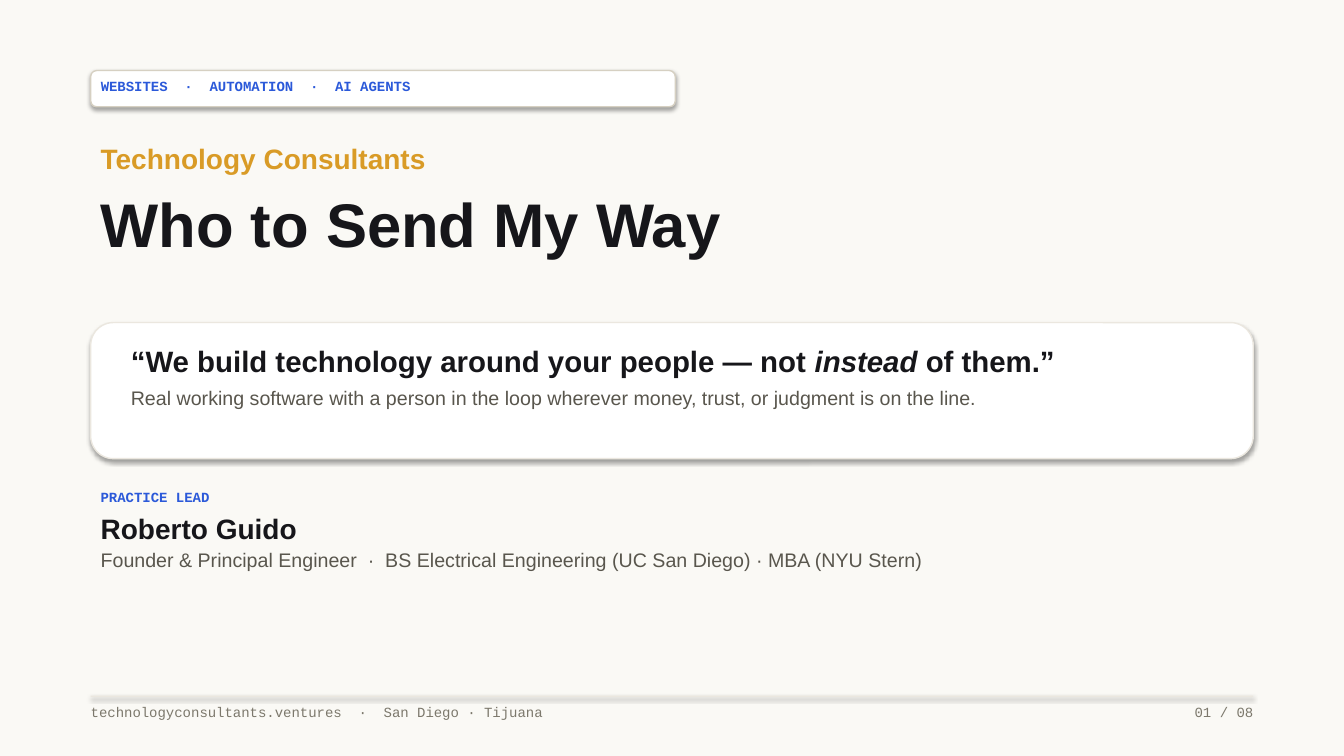
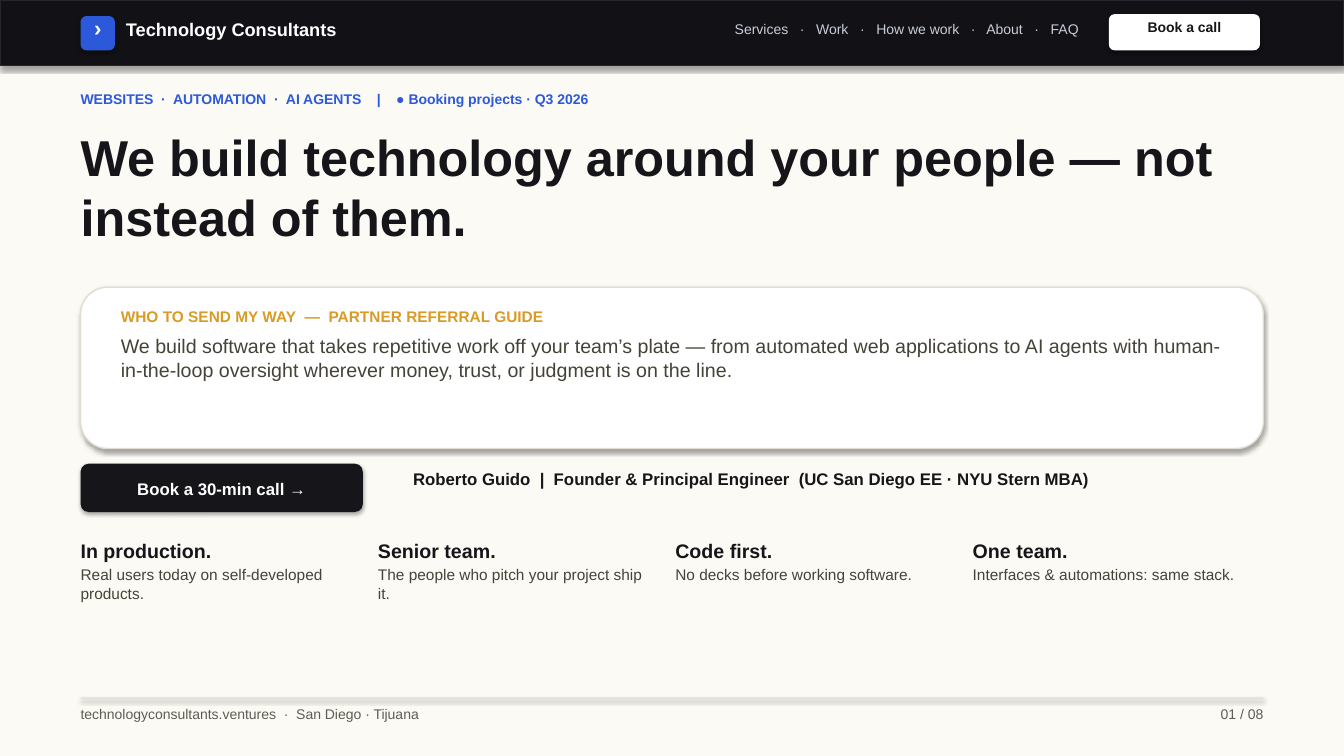
Before and after one commit to rguido198/TechnologyConsultantsVentures, a slide deck: slide 1 of Technology_Consultants_Who_to_Send_My_Way.pptx. Drawn at 1344x756 pixels with LibreOffice and Linux fonts; fonts in the diff are those of the drawing. Boxes give left, top, right and bottom in pixels: in the first picture for what was removed or moved away, otherwise in the second. Text is boxed around its words. In the diff, an @@ line names an element or a change of style, - is before the commit and + after.

Commit message:
Update design.md and rebuild PowerPoint decks with Helvetica Neue system sans typography, web navigation mockup, and clean modern software brand styling

```diff
--- a/Technology_Consultants_Who_to_Send_My_Way.pptx
+++ b/Technology_Consultants_Who_to_Send_My_Way.pptx
@@ background #FAF9F5 to #FBFAF5 @@
@@ rectangle added at bbox=[0, 0, 1344, 66], fill #121216, outline #26262C 1 pt @@
@@ rounded rectangle added at bbox=[81, 16, 115, 50], fill #2B59D9 @@
@@ text added at bbox=[81, 14, 115, 48], 16 pt, text #FFFFFF, bold @@
+›
@@ text added at bbox=[126, 22, 337, 40], 13 pt, text #FFFFFF, bold @@
+Technology Consultants
@@ text added at bbox=[735, 24, 1079, 37], 10 pt, text #C8CDD7 @@
+Services · Work · How we work · About · FAQ
@@ rounded rectangle added at bbox=[1109, 14, 1260, 50], fill #FFFFFF @@
@@ text added at bbox=[1148, 22, 1221, 32], 10 pt, text #16161A, bold @@
+Book a call
@@ rounded rectangle removed at bbox=[91, 71, 676, 107] @@
@@ text at bbox=[81, 94, 588, 107]: text changed; font Courier New to Arial @@
-WEBSITES · AUTOMATION · AI AGENTS
+WEBSITES · AUTOMATION · AI AGENTS | ● Booking projects · Q3 2026
@@ text added at bbox=[81, 139, 1212, 237], 36 pt, text #16161A, bold @@
+We build technology around your people — not instead of them.
@@ text removed at bbox=[101, 148, 720, 259] @@
-Technology Consultants
-Who to Send My Way
@@ rounded rectangle: place and size @@
-rounded rectangle at bbox=[91, 323, 1253, 459]
+rounded rectangle at bbox=[81, 287, 1263, 449]
@@ rounded rectangle at bbox=[81, 287, 1263, 449]: outline #EBE7DF 1 pt to #E2DDD0 1 pt @@
@@ text at bbox=[121, 311, 1221, 381]: text changed; text colour #59564D to #454337 @@
-“We build technology around your people — not instead of them.”
-Real working software with a person in the loop wherever money, trust, or judgment is on the line.
+WHO TO SEND MY WAY — PARTNER REFERRAL GUIDE
+We build software that takes repetitive work off your team’s plate — from automated web applications to AI agents with human-in-the-loop oversight wherever money, trust, or judgment is on the line.
@@ rounded rectangle added at bbox=[81, 464, 363, 512], fill #16161A @@
@@ text at bbox=[413, 473, 1089, 489]: text changed; size 14 to 12 pt; text colour #59564D to #16161A; bold on @@
-PRACTICE LEAD
-Roberto Guido
-Founder & Principal Engineer · BS Electrical Engineering (UC San Diego) · MBA (NYU Stern)
+Roberto Guido | Founder & Principal Engineer (UC San Diego EE · NYU Stern MBA)
@@ text added at bbox=[137, 483, 284, 495], 12 pt, text #FFFFFF, bold @@
+Book a 30-min call →
@@ text added at bbox=[81, 543, 322, 602], 11 pt, text #454337 @@
+In production.
+Real users today on self-developed products.
@@ text added at bbox=[378, 543, 642, 599], 11 pt, text #454337 @@
+Senior team.
+The people who pitch your project ship it.
@@ text added at bbox=[675, 543, 912, 583], 11 pt, text #454337 @@
+Code first.
+No decks before working software.
@@ text added at bbox=[973, 544, 1234, 580], 11 pt, text #454337 @@
+One team.
+Interfaces & automations: same stack.
@@ text "technologyconsultants.ventures · San Diego · ...": place and size @@
-text "technologyconsultants.ventures · San Diego · ..." at bbox=[91, 707, 543, 720]
+text "technologyconsultants.ventures · San Diego · ..." at bbox=[81, 709, 419, 722]
@@ text "technologyconsultants.ventures · San Diego · ..." at bbox=[81, 709, 419, 722]: font Courier New to Arial, text colour #7C786C to #5F5C52 @@
@@ rectangle: place and size @@
-rectangle at bbox=[91, 696, 1253, 697]
+rectangle at bbox=[81, 698, 1263, 699]
@@ rectangle at bbox=[81, 698, 1263, 699]: fill #EBE7DF to #E2DDD0 @@
@@ text "01 / 08" at bbox=[1221, 709, 1264, 719]: font Courier New to Arial, text colour #7C786C to #5F5C52 @@
@@ text "01 / 08": place and size @@
-text "01 / 08" at bbox=[1195, 707, 1254, 717]
+text "01 / 08" at bbox=[1221, 709, 1264, 719]
```
Also in this commit, not shown: 7 other slides changed, 2 other files.
